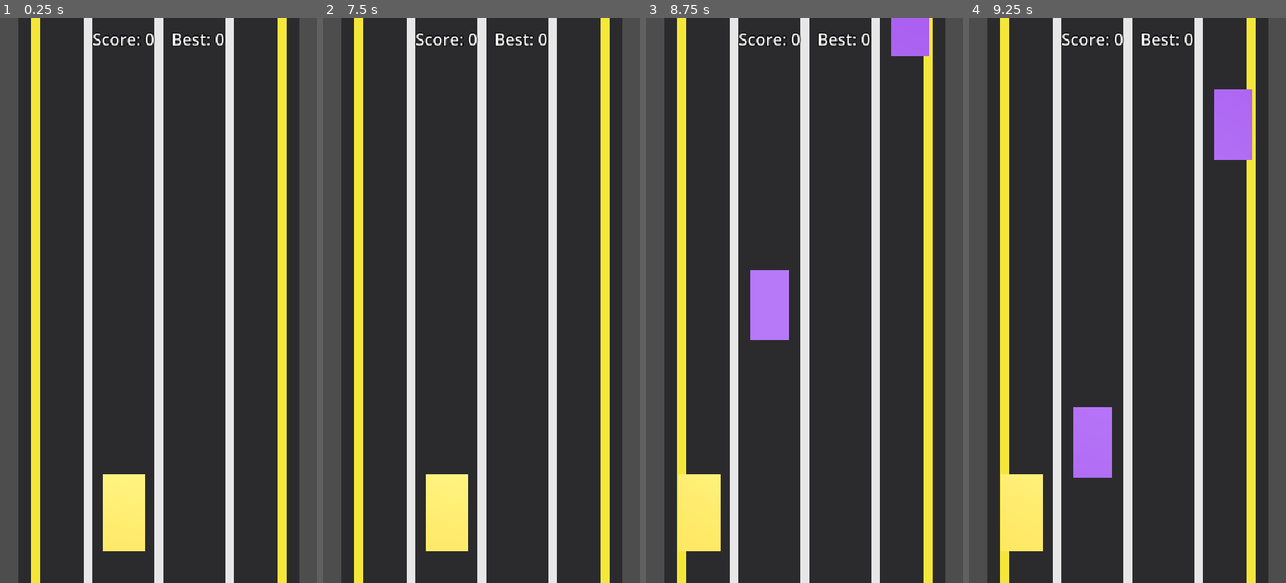
Above: before the commit, frames 1-4 (left to right).
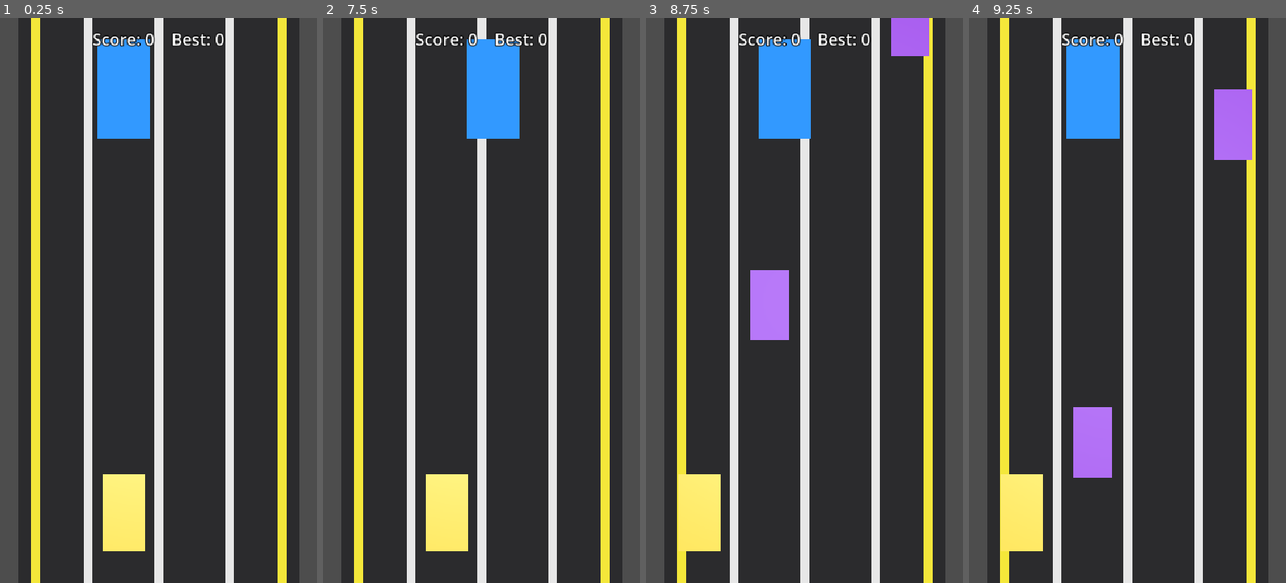
Above: after the commit, the same moments.

Repository: mibazarow/car-game
Game: Godot game, scene res://scenes/Main.tscn
Two runs of this game, one before a commit and one after it. Both use one fixed random seed, a clock stepped at 60 frames per second and the inputs below.
Inputs:
- Up to frame 1 (0.25 s): no input
- Up to frame 2 (7.5 s): tap Enter (ui_accept) at 0.5, 0.77, 1.52, 3.02, 3.77, 4.52, 6.02, 6.5, 6.77, 7.25 s; hold Right (move_right) 0.53-1.28 s; tap R every 0.75 s from 0.6 to 7.35 s; hold Left (move_left) 1.28-2.03 s; hold Right (move_right) 2.03-3.53 s; hold Left (move_left) 3.53-5.78 s; hold Right (move_right) from 5.78 s (still down)
- Up to frame 3 (8.75 s): tap Enter (ui_accept) at 7.52 s; release Right (move_right) at 8.03 s; hold Left (move_left) from 8.03 s (still down); tap R at 8.1 s
- Up to frame 4 (9.25 s): keep holding Left (move_left); tap R at 8.85 s; tap Enter (ui_accept) at 9.02 s

The runs differ from the first frame. In frame 1, 2.8% of the frame differs, in the area x 30-48%, y 3-22%; in frame 2, 2.8%; in frame 3, 2.8%; in frame 4, 2.9%.

Commit message:
Fleeing target: fix Z so it's on-screen (was above camera range)

Diff:
--- a/scripts/fleeing/fleeing_car.gd
+++ b/scripts/fleeing/fleeing_car.gd
@@ -7,8 +7,10 @@
 
 # Lane center X positions (lanes 0..3, left -> right).
 const LANE_X: Array[float] = [-3.0, -1.0, 1.0, 3.0]
-# Fixed world Z: the car stays pinned near the top of the screen.
-const Z_POS: float = -13.0
+# Fixed world Z: the car stays pinned near the top of the visible screen.
+# NOTE: ortho camera `size` = full diameter, so visible Z is roughly -10..+6;
+# -13 was OFF-SCREEN (above the view), so this must stay within ~[-9, -5].
+const Z_POS: float = -8.0
 # How far ahead / behind (in Z) we scan for traffic in a given lane.
 const DANGER_AHEAD: float = 4.0
 const DANGER_BEHIND: float = 1.5
Not shown, changed: process.md
